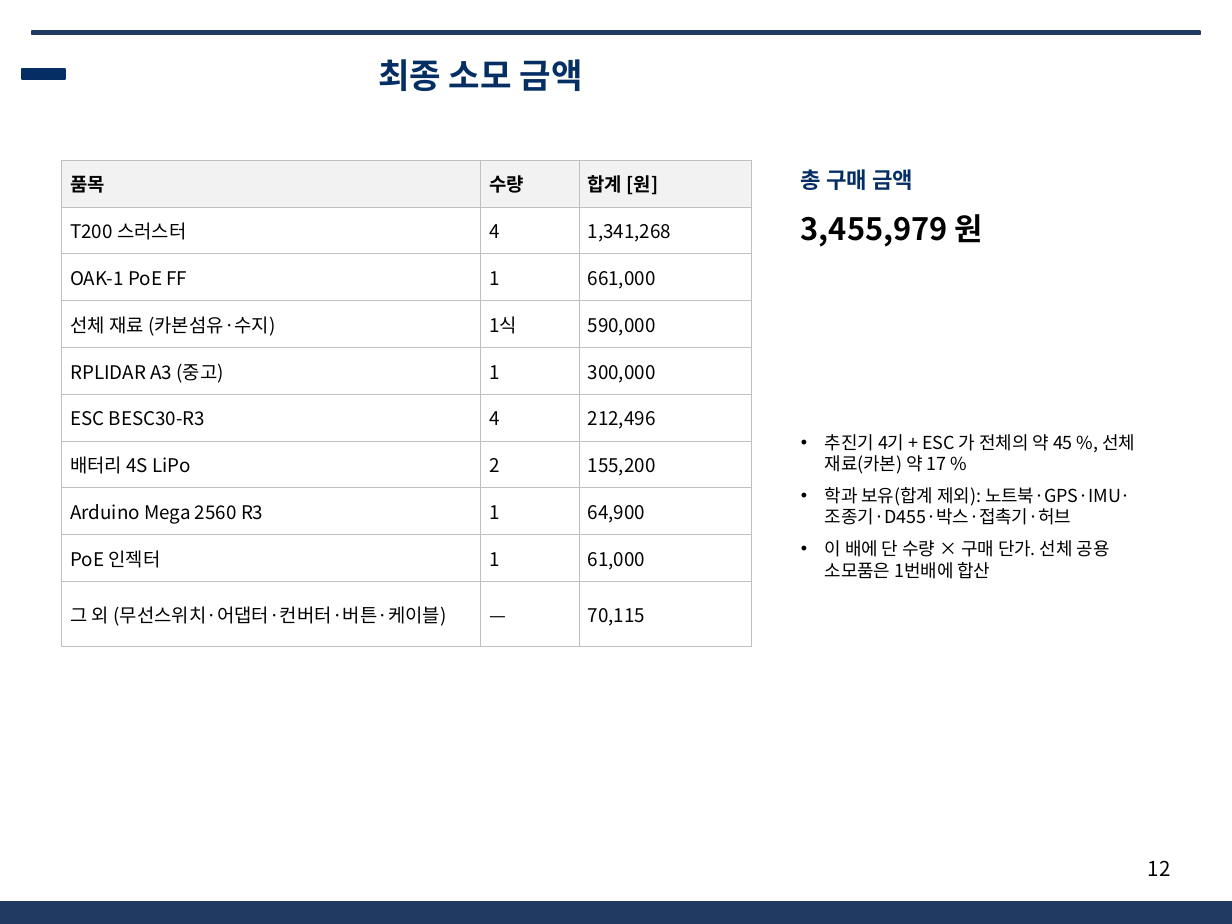
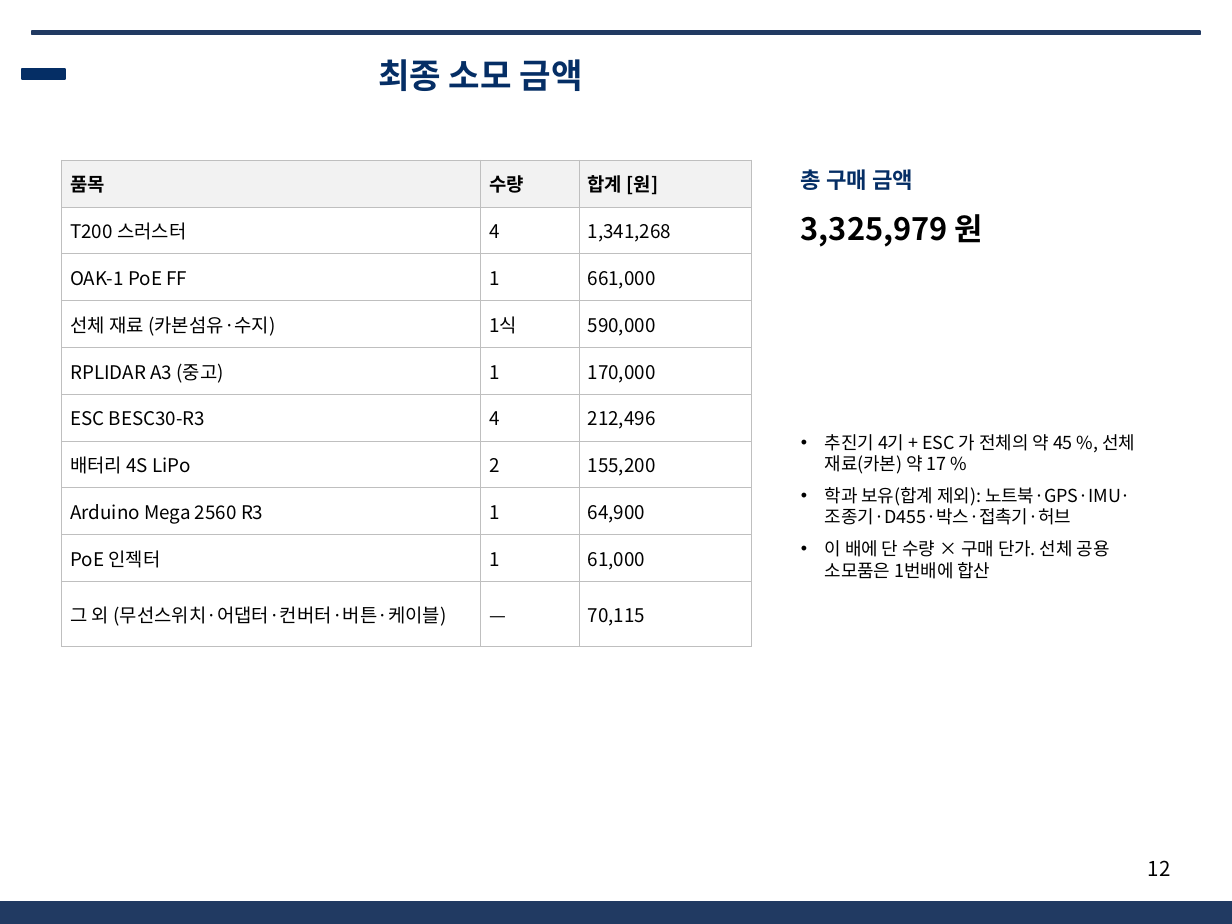
Before and after one commit to unmatsutake377-rgb/ros2_ws, a slide deck: slide 12 of docs/전달용/보고서_분담/발표자료_SSF_B.pptx. Drawn at 1232x924 pixels with LibreOffice and Linux fonts; fonts in the diff are those of the drawing; background and template pictures are left out. Boxes give left, top, right and bottom in pixels: in the first picture for what was removed or moved away, otherwise in the second. Text is boxed around its words. In the diff, an @@ line names an element or a change of style, - is before the commit and + after.

```diff
--- a/docs/전달용/보고서_분담/발표자료_SSF_B.pptx
+++ b/docs/전달용/보고서_분담/발표자료_SSF_B.pptx
@@ table at (x1=62, y1=160, x2=752, y2=630) @@
-row 5, column 3: 300,000
+row 5, column 3: 170,000
@@ text at (x1=801, y1=214, x2=983, y2=247): text changed @@
-3,455,979 원
+3,325,979 원
```
Also in this commit, not shown: 5 other files.
